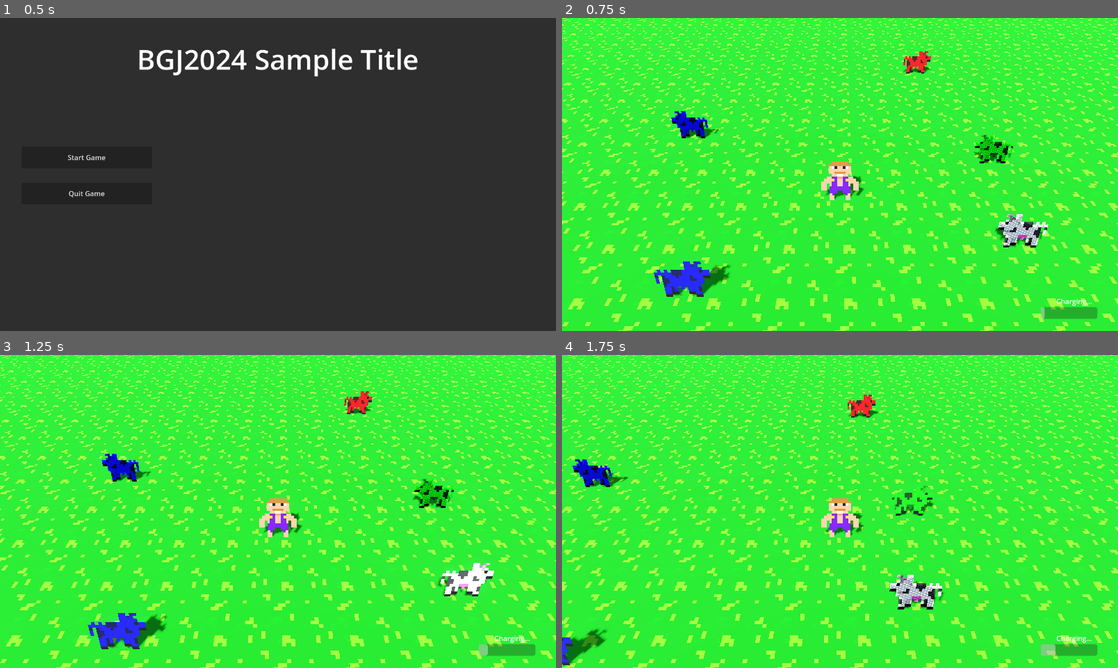
Above: before the commit, frames 1-4 (two rows, left to right).
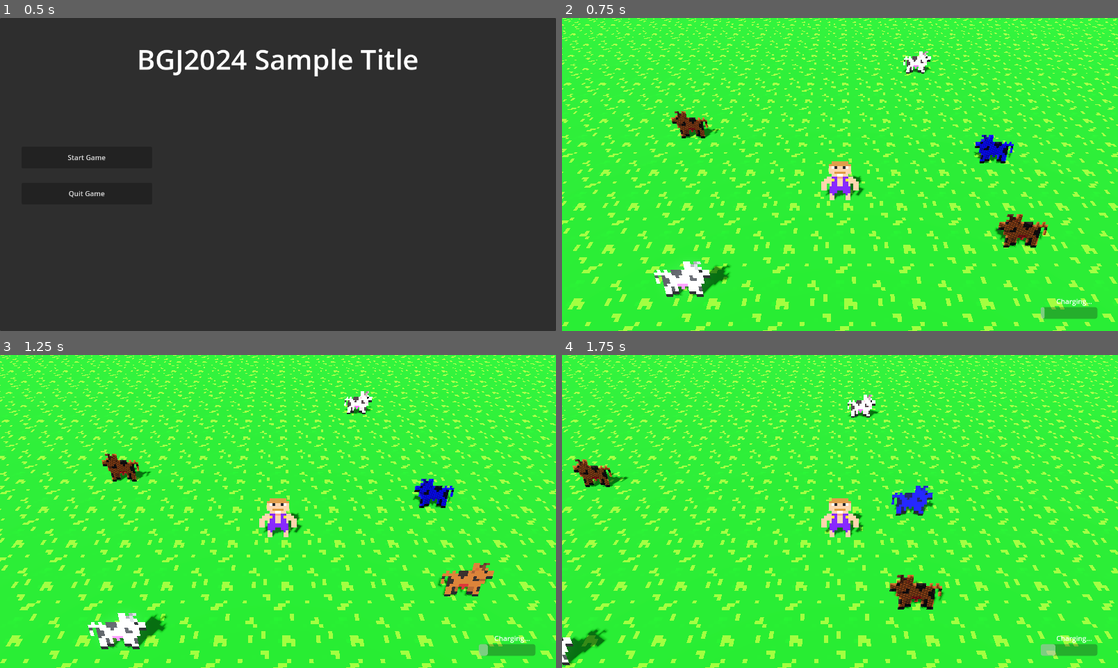
Above: after the commit, the same moments.

Repository: 20TB-ZipBomb/BGJ2024
Game: Godot game, scene res://scenes/main.tscn
Same seed, same stepped clock (60 frames per second), same inputs: the game is played once before the commit and once after it.
Inputs (mouse positions are in pixels of both pictures, inside the frame that each line leads up to):
- Up to frame 1 (0.5 s): no input
- Up to frame 2 (0.75 s): click "Start Game" at 0.5 s
- Up to frame 3 (1.25 s): no input
- Up to frame 4 (1.75 s): move the mouse to (962, 495) at 1.27 s; hold D (move_right) from 1.28 s (still down); tap Space (shout) at 1.35 s

Frame 1 is identical in both runs. In frame 2, 1.8% of the frame differs, in the area x 16-88%, y 10-89%; in frame 3, 2.0%, in the area x 15-89%, y 11-94%; in frame 4, 1.4%.

Commit message:
Added some extra statuses/desires, also added a difficulty curve for storm spawns

Diff:
--- a/scenes/characters/animal.tscn
+++ b/scenes/characters/animal.tscn
@@ -5,7 +5,6 @@
 [ext_resource type="Texture2D" uid="uid://dik1oyf24wmr5" path="res://assets/items/lasso_icon.png" id="2_tudki"]
 [ext_resource type="Script" path="res://scripts/characters/animal_sprite.gd" id="3_dlphk"]
 [ext_resource type="Script" path="res://scripts/mechanics/desire.gd" id="5_88ntp"]
-
 
 [sub_resource type="CapsuleShape3D" id="CapsuleShape3D_wyftn"]
 radius = 0.3
@@ -17,6 +16,10 @@
 [node name="Animal" type="CharacterBody3D"]
 motion_mode = 1
 script = ExtResource("1_4a3xr")
+
+[node name="Desire" type="Node" parent="." node_paths=PackedStringArray("animal_sprite")]
+script = ExtResource("5_88ntp")
+animal_sprite = NodePath("../Tilt/AnimalSprite")
 
 [node name="Tilt" type="Node3D" parent="."]
 transform = Transform3D(1, 0, 0, 0, 0.965926, 0.258819, 0, -0.258819, 0.965926, 0, 0, 0.1)
@@ -52,6 +55,3 @@
 [node name="CollisionShape3D" type="CollisionShape3D" parent="LassoableArea"]
 transform = Transform3D(1, 0, 0, 0, 1, 0, 0, 0, 1, 0, 0.35, 0)
 shape = SubResource("SphereShape3D_ah35l")
-
-[node name="Desire" type="Node" parent="."]
-script = ExtResource("5_88ntp")
--- a/scenes/levels/jake_test_level.tscn
+++ b/scenes/levels/jake_test_level.tscn
@@ -1,9 +1,8 @@
-[gd_scene load_steps=10 format=3 uid="uid://cgjayrnnd08td"]
+[gd_scene load_steps=9 format=3 uid="uid://cgjayrnnd08td"]
 
 [ext_resource type="Texture2D" uid="uid://bqnfiiqshhhha" path="res://assets/scenery/grass_tile.png" id="1_u5vrs"]
 [ext_resource type="PackedScene" uid="uid://cru7nkq8vmpey" path="res://scenes/systems/storm_system.tscn" id="2_8r0kf"]
 [ext_resource type="PackedScene" uid="uid://jmen0e87ma80" path="res://scenes/characters/player.tscn" id="2_rpn6x"]
-[ext_resource type="PackedScene" uid="uid://d2m7e7f1ij6ss" path="res://scenes/characters/animal.tscn" id="3_df0a6"]
 [ext_resource type="PackedScene" uid="uid://ce8i21qt6ws87" path="res://scenes/ui/shout_bar.tscn" id="4_hmcg2"]
 
 [sub_resource type="ProceduralSkyMaterial" id="ProceduralSkyMaterial_1d0ar"]
@@ -54,11 +53,8 @@
 
 [node name="Camera3D" type="Camera3D" parent="Level/Player"]
 transform = Transform3D(1, 0, 0, 0, 0.766044, 0.642788, 0, -0.642788, 0.766044, 0, 5, 5.3)
-fov = 40.0
+fov = 100.0
 size = 2.709
-
-[node name="Animal" parent="Level" instance=ExtResource("3_df0a6")]
-transform = Transform3D(1, 0, 0, 0, 1, 0, 0, 0, 1, -2.27621, 9.53674e-07, 1.977)
 
 [node name="HUD" type="Control" parent="."]
 layout_mode = 3
--- a/scenes/mechanics/desire.tscn
+++ b/scenes/mechanics/desire.tscn
@@ -2,6 +2,5 @@
 
 [ext_resource type="Script" path="res://scripts/mechanics/desire.gd" id="1_fuimx"]
 
-
 [node name="Desire" type="Node"]
 script = ExtResource("1_fuimx")
--- a/scenes/systems/storm_system.tscn
+++ b/scenes/systems/storm_system.tscn
@@ -1,7 +1,12 @@
-[gd_scene load_steps=4 format=3 uid="uid://cru7nkq8vmpey"]
+[gd_scene load_steps=5 format=3 uid="uid://cru7nkq8vmpey"]
 
 [ext_resource type="Script" path="res://scripts/systems/storm_system.gd" id="1_3afom"]
 [ext_resource type="PackedScene" uid="uid://d2m7e7f1ij6ss" path="res://scenes/characters/animal.tscn" id="2_mnl4w"]
+
+[sub_resource type="Curve" id="Curve_llu4w"]
+max_value = 25.0
+_data = [Vector2(0, 1), 0.0, 0.0, 0, 0, Vector2(0.5, 10), 0.0, 0.0, 0, 0, Vector2(0.75, 20), 0.0, 0.0, 0, 0, Vector2(1, 25), 0.0, 0.0, 0, 0]
+point_count = 4
 
 [sub_resource type="Curve3D" id="Curve3D_xmgyp"]
 bake_interval = 0.01
@@ -14,6 +19,7 @@
 [node name="StormSystem" type="Node3D"]
 script = ExtResource("1_3afom")
 animal_scene = ExtResource("2_mnl4w")
+storm_difficulty_curve = SubResource("Curve_llu4w")
 
 [node name="StormTimer" type="Timer" parent="."]
 wait_time = 5.0
@@ -25,5 +31,6 @@
 
 [node name="SpawnLocation" type="PathFollow3D" parent="SpawnPath"]
 transform = Transform3D(-4.37094e-08, 0, 0.999902, 0, 0.999937, 0, -0.999954, 0, -4.37071e-08, 5, -0.875, -5)
+tilt_enabled = false
 
 [connection signal="timeout" from="StormTimer" to="." method="_on_storm_timer_timeout"]
--- a/scripts/mechanics/desire.gd
+++ b/scripts/mechanics/desire.gd
@@ -1,36 +1,53 @@
 extends Node
-
 class_name Desire
 
-enum DesireType {NONE, HUNGRY, INJURED, THIRSTY, BURNING}
-
-const DESIRE_COLOR_MAP = {
-	DesireType.NONE: Color("white"),
-	DesireType.HUNGRY: Color("blue"),
-	DesireType.THIRSTY: Color("green"),
-	DesireType.BURNING: Color("red")
+enum DesireTypes {
+	NONE,
+	THIRSTY,
+	INJURED,
+	HUNGRY,
+	WET,
+	SHOCKED,
+	BURNING,
 }
 
-@export var sprite_node_type = "AnimalSprite"
+## The animal sprite being updated with desire colors.
+@export var animal_sprite: Sprite3D = null
+## Maps the desires for each animal to a particular color.
+@export var desire_to_color_map: Dictionary = {
+	DesireTypes.NONE: Color.WHITE,
+	DesireTypes.THIRSTY: Color.GREEN,
+	DesireTypes.INJURED: Color.PINK,
+	DesireTypes.HUNGRY: Color.SADDLE_BROWN,
+	DesireTypes.WET: Color.BLUE,
+	DesireTypes.SHOCKED: Color.YELLOW,
+	DesireTypes.BURNING: Color.FIREBRICK,
+}
 
-var current_desire = DesireType.NONE
-
-var sprite = null
-
-func set_desire(new_desire) -> void:
-	# unsure if there is a better method to ensure type of param
-	if new_desire is not DesireType:
-		print_debug(new_desire, "is not a desire type")
-		pass
-	current_desire = new_desire
-	if sprite:
-		#material.set_shader_parameter("selected_color", DESIRE_COLOR_MAP[new_desire])
-		sprite.modulate = DESIRE_COLOR_MAP[new_desire]
+## String representation for the current desire.
+## This is readonly, and updating it will have no impact.
+@export var _current_desire_string = ""
+var current_desire: DesireTypes = DesireTypes.NONE
 
 
-# Called when the node enters the scene tree for the first time.
 func _ready() -> void:
-	sprite = get_node("../Tilt/" + sprite_node_type)
 	var rng = RandomNumberGenerator.new()
-	var desires = DESIRE_COLOR_MAP.keys()
-	set_desire(desires[rng.randi_range(0,3)])
+	var desires = desire_to_color_map.keys()
+	var rand = rng.randi_range(0, len(desire_to_color_map) - 1)
+	update_sprite_color_with_desire(desires[rand])
+
+
+## Sets the color of the current sprite based on the provided desire
+func update_sprite_color_with_desire(new_desire: DesireTypes) -> void:
+	if not animal_sprite:
+		print_debug("The animal sprite is not set, no sprites will have their colors updated")
+		return
+
+	if not desire_to_color_map.has(new_desire):
+		print_debug("Attempted to set a desire ", new_desire, " but it doesn't have a valid color set")
+		return
+
+	# Update the current desire and modulate the sprite based on it
+	current_desire = new_desire
+	_current_desire_string = DesireTypes.keys()[current_desire]
+	animal_sprite.modulate = desire_to_color_map[current_desire]
--- a/scripts/systems/storm_system.gd
+++ b/scripts/systems/storm_system.gd
@@ -1,29 +1,58 @@
 extends Node
+class_name StormSystem
 
 ## The scene spawned for animals.
 ## @TODO: Implement for multiple animals?
+@export_category("Animal")
 @export var animal_scene: PackedScene = null
-## Number of animals spawned per tick of the StormTimer.
-@export var animals_per_wave: int = 5
+@export_category("Storm Metrics")
+## Maximum number of storms to incur before the difficulty curve peaks.
+@export var max_number_of_storms_before_max_difficulty: int = 10
+## Difficulty curve for the number of animals being spawned in each wave.
+##
+## The x-axis for the curve represents the percentage of rounds completed based
+## on `max_number_of_storms` and the y-axis represents the number of animals to spawn in.
+@export var storm_difficulty_curve: Curve = null
 
-@onready var animal_spawn_location_on_path = $SpawnPath/SpawnLocation
+@onready var animal_spline: PathFollow3D = $SpawnPath/SpawnLocation
+
+## Current wave number
+var storm_wave_number: int = 0
+## Indicates whether the next storm of animals are ready to be spawned
+var next_wave_is_ready: bool = true
 
 
-func _ready() -> void:
-	pass
+func _process(_delta: float) -> void:
+	try_spawn_next_wave()
 
-
-func _process(delta: float) -> void:
-	pass
 
 ## Signal fired whenever the StormTimer ticks.
 func _on_storm_timer_timeout() -> void:
-	# Spin for a random point on a path
-	animal_spawn_location_on_path.progress_ratio = randf()
+	# Spin for a random point on the spline
+	animal_spline.progress_ratio = randf()
 
-	# Spawn animals along the path
-	for i in animals_per_wave:
+	# Set the flag to spawn the next wave. We do this because the `update_transform`
+	# for the spline seems to be deferred to it's next tick. If we use the current position
+	# right after setting `progress_ratio` it will always use it's previous position.
+	next_wave_is_ready = true
+
+
+func try_spawn_next_wave() -> void:
+	if not next_wave_is_ready:
+		return
+
+	# Increment the wave number
+	storm_wave_number += 1
+	# Turn off the wave ready flag
+	next_wave_is_ready = false
+
+	# Determine the number of cows to spawn using the current wave number,
+	# the maximum number of cows per storm, and the difficulty curve
+	var sample_point: float = float(storm_wave_number) / float(max_number_of_storms_before_max_difficulty)
+	var curved_num_animals_to_spawn: int = floor(storm_difficulty_curve.sample(sample_point))
+
+	# Spawn the group of animals at the set point on the spline
+	for _i in curved_num_animals_to_spawn:
 		var animal: Animal = animal_scene.instantiate()
-		# Line them up in a line for the time being to prevent the colliders from hitting each other
-		animal.position = animal_spawn_location_on_path.position + Vector3(i, 0, 0)
+		animal.position = animal_spline.position + Vector3(randf(), 0, randf())
 		add_child(animal)
